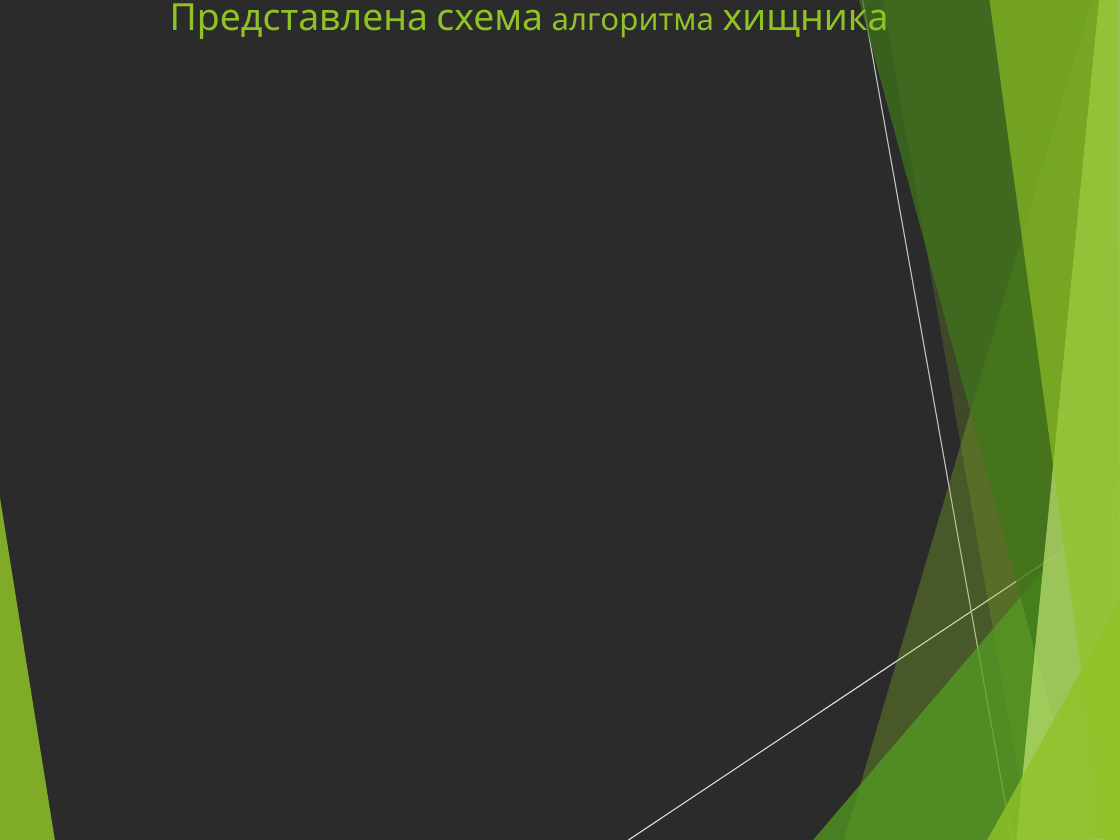
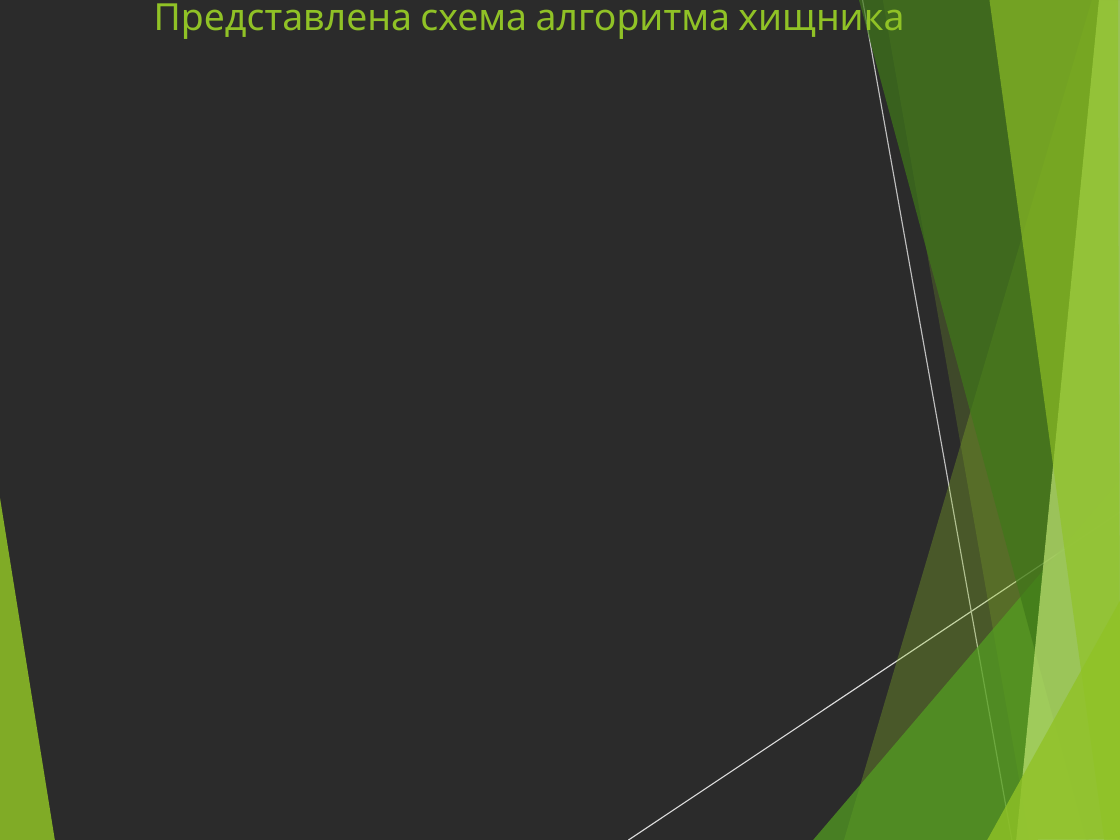
Before and after one commit to Vadim47-lab/Planet-simulator, a slide deck: slide 13 of Презентация по преддипломной практике.ppt. Drawn at 1120x840 pixels with LibreOffice and Linux fonts; fonts in the diff are those of the drawing; background and template pictures are left out; a plain dark background stands for a picture behind light text. Boxes give left, top, right and bottom in pixels: in the first picture for what was removed or moved away, otherwise in the second. Text is boxed around its words. In the diff, an @@ line names an element or a change of style, - is before the commit and + after.

```diff
--- a/Презентация по преддипломной практике.ppt
+++ b/Презентация по преддипломной практике.ppt
@@ title "Представлена схема алгоритма хищника" at [154, 0, 904, 41]: size 20 to 24 pt in "алгоритма" @@
```
Also in this commit, not shown: 2 other slides changed, 1 slide added, 4 other files.
